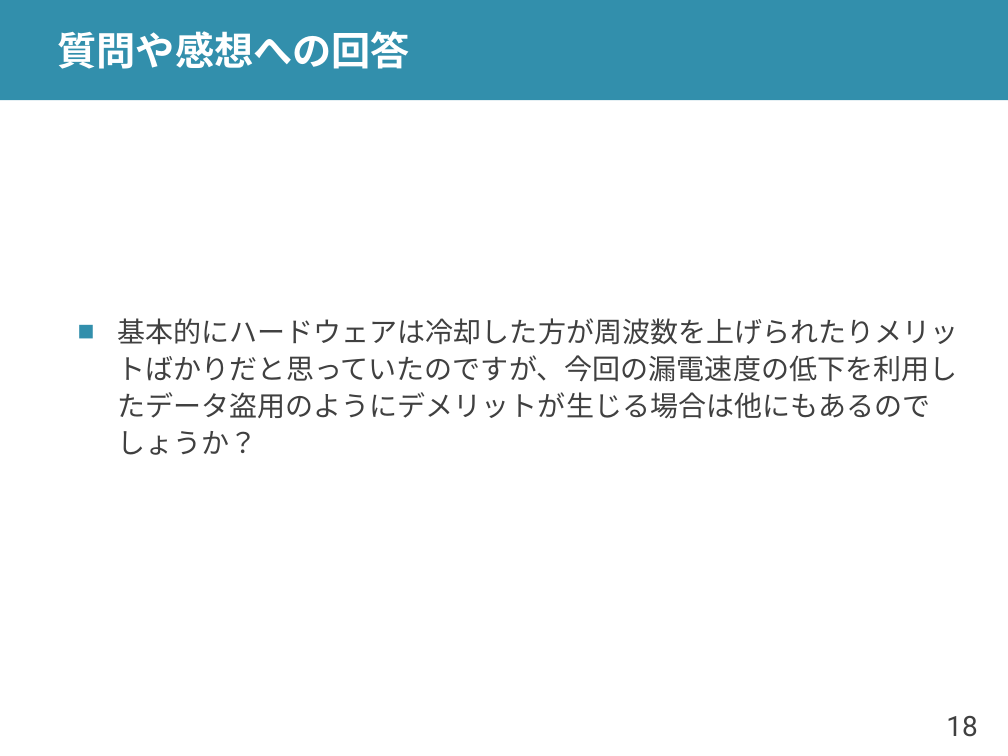
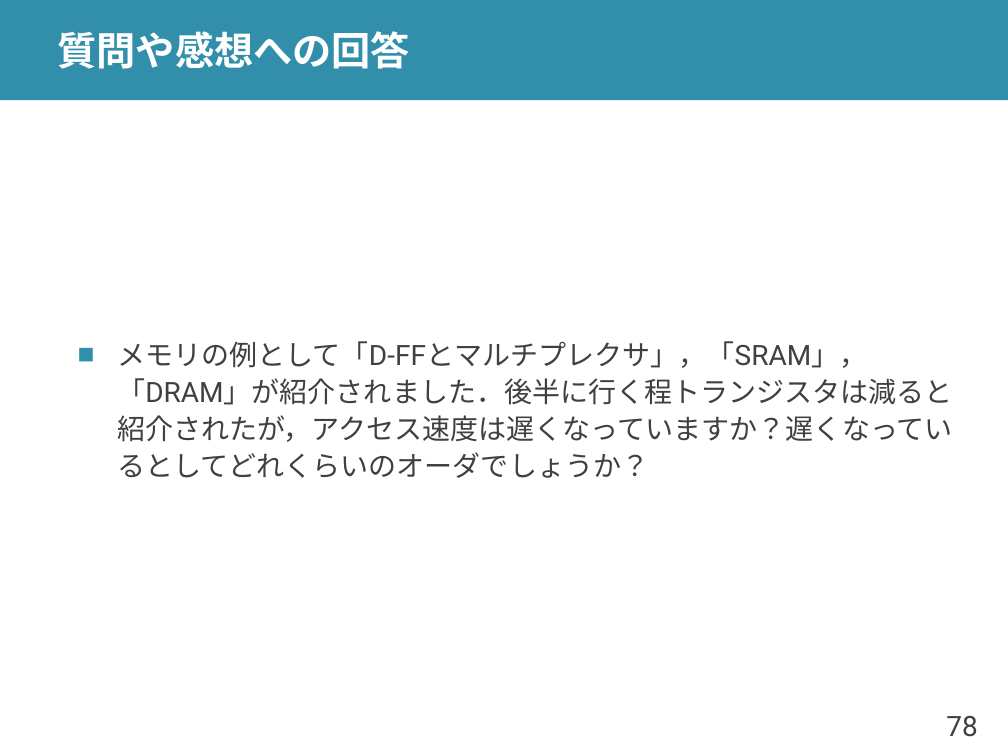
Before and after one commit to shioyadan/advanced-computer-organization, a slide deck: slide 78 of aco-shioya-08.pptx (slide 18 before the commit). Drawn at 1008x756 pixels with LibreOffice and Linux fonts; fonts in the diff are those of the drawing. Boxes give left, top, right and bottom in pixels: in the first picture for what was removed or moved away, otherwise in the second. Text is boxed around its words. In the diff, an @@ line names an element or a change of style, - is before the commit and + after.

```diff
--- a/aco-shioya-08.pptx
+++ b/aco-shioya-08.pptx
@@ text at (x1=117, y1=341, x2=953, y2=478): text changed @@
-■ 基本的にハードウェアは冷却した方が周波数を上げられたりメリットばかりだと思っていたのですが、今回の漏電速度の低下を利用したデータ盗用のようにデメリットが生じる場合は他にもあるのでしょうか？
+■ メモリの例として「D-FFとマルチプレクサ」，「SRAM」，「DRAM」が紹介されました．後半に行く程トランジスタは減ると紹介されたが，アクセス速度は遅くなっていますか？遅くなっているとしてどれくらいのオーダでしょうか？
@@ page number at (x1=946, y1=716, x2=977, y2=737): text changed @@
-18
+78
```
Also in this commit, not shown: 10 other slides changed, 5 slides added, 10 slides removed, 1 other file.
